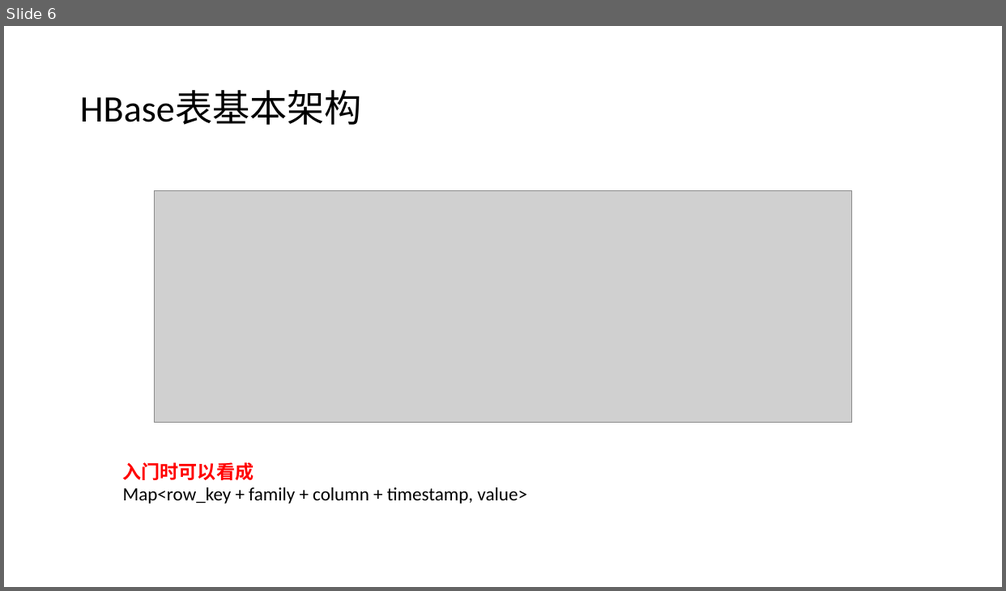
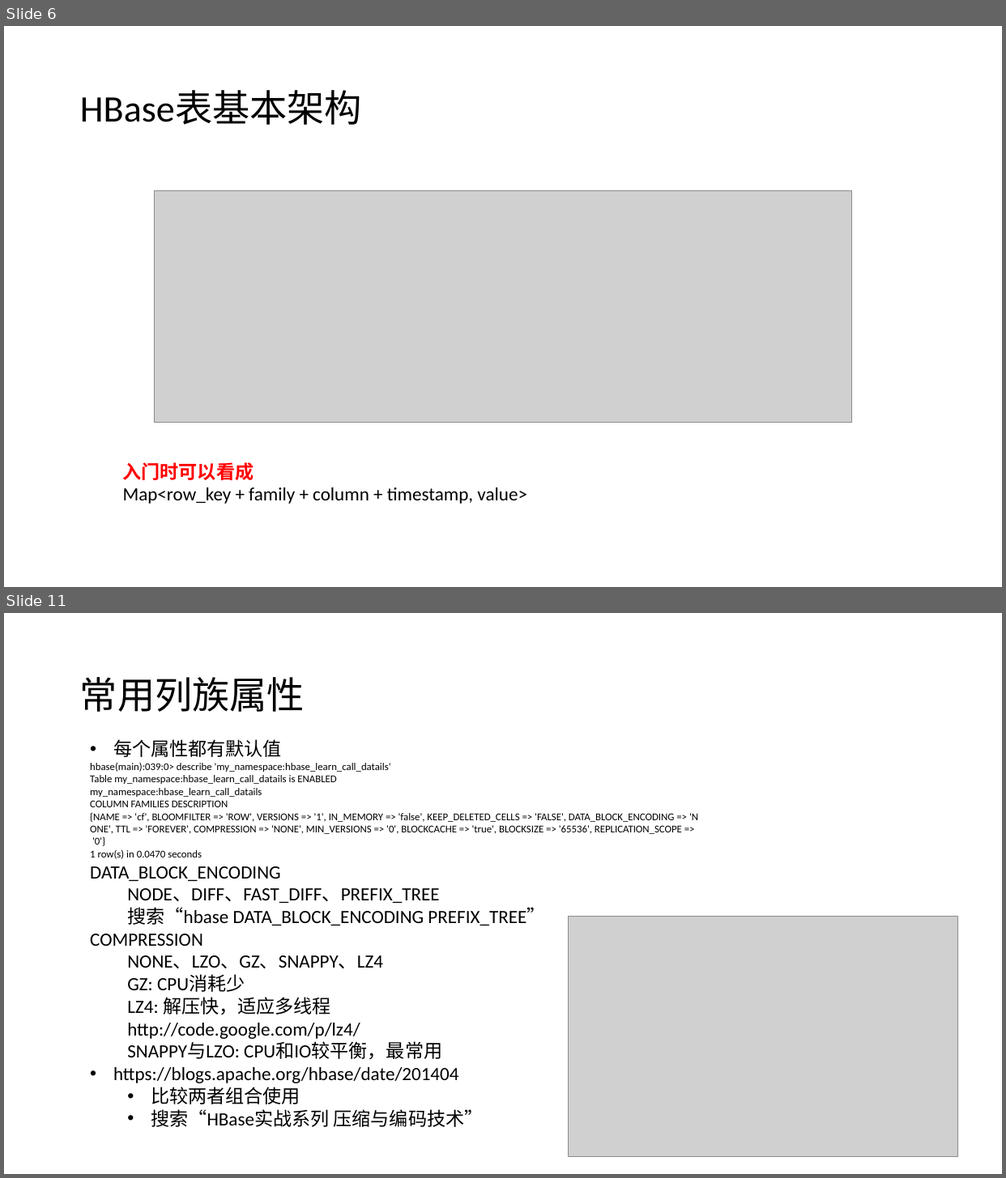
Before and after one commit to lei-zuquan/hbase_learn_call_datails, a slide deck: doc/hbase进阶.pptx. Shown one above the other, each under a label of ours: slide 6 before the commit, slides 6 and 11 after it; the slides between them are not shown. The pictures are 1006x591 and 1006x1178 pixels, drawn with LibreOffice and Linux fonts; fonts in the diff are those of the drawing; grey boxes stand for pictures. Boxes give left, top, right and bottom in pixels: in the first picture for what was removed or moved away, otherwise in the second. Text is boxed around its words. In the diff, an @@ line names an element or a change of style, - is before the commit and + after.

```diff
--- a/doc/hbase进阶.pptx
+++ b/doc/hbase进阶.pptx
@@ slide 11 added at (x1=4, y1=613, x2=1002, y2=1174), background #FFFFFF @@
@@ title added at (x1=80, y1=677, x2=305, y2=712), 36 pt, text #000000 @@
+常用列族属性
@@ text added at (x1=90, y1=739, x2=698, y2=1127), 10 pt, text #000000 @@
+• 每个属性都有默认值
+hbase(main):039:0> describe 'my_namespace:hbase_learn_call_datails'
+Table my_namespace:hbase_learn_call_datails is ENABLED
+my_namespace:hbase_learn_call_datails
+COLUMN FAMILIES DESCRIPTION
+{NAME => 'cf', BLOOMFILTER => 'ROW', VERSIONS => '1', IN_MEMORY => 'false', KEEP_DELETED_CELLS => 'FALSE', DATA_BLOCK_ENCODING => 'N
+ONE', TTL => 'FOREVER', COMPRESSION => 'NONE', MIN_VERSIONS => '0', BLOCKCACHE => 'true', BLOCKSIZE => '65536', REPLICATION_SCOPE =>
+'0'}
+1 row(s) in 0.0470 seconds
+DATA_BLOCK_ENCODING
+  NODE、DIFF、FAST_DIFF、PREFIX_TREE
+  搜索“hbase DATA_BLOCK_ENCODING PREFIX_TREE”
+COMPRESSION
+  NONE、LZO、GZ、SNAPPY、LZ4
+  GZ: CPU消耗少
+  LZ4: 解压快，适应多线程
+  http://code.google.com/p/lz4/
+  SNAPPY与LZO: CPU和IO较平衡，最常用
+• https://blogs.apache.org/hbase/date/201404
+  • 比较两者组合使用
+  • 搜索“HBase实战系列 压缩与编码技术”
@@ picture added at (x1=569, y1=916, x2=958, y2=1157) @@
```
Also in this commit, not shown: 5 other slides added.
